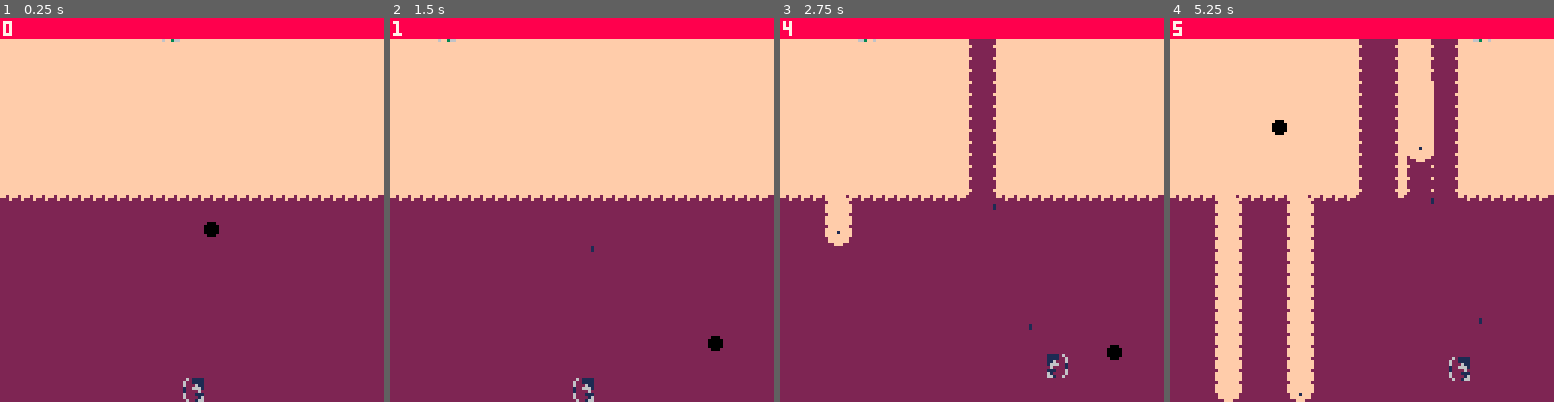
Above: before the commit, frames 1-4 (left to right).
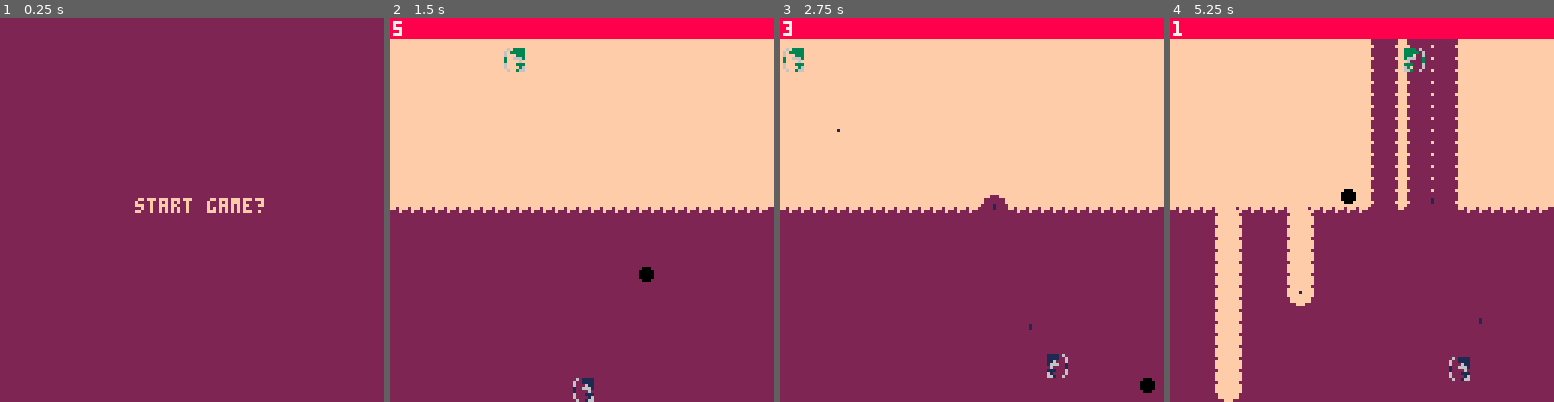
Above: after the commit, the same moments.

Repository: marcianoviereck/picogames
Game: PICO-8 cartridge pongpaint.p8
Two runs of this game, one before a commit and one after it. Both use one fixed random seed, a clock stepped at 60 frames per second and the inputs below.
Inputs:
- Up to frame 1 (0.25 s): no input
- Up to frame 2 (1.5 s): tap O (Z key) at 0.7 s
- Up to frame 3 (2.75 s): hold Right 1.6-2.1 s; tap O (Z key) at 1.7, 2.1, 2.5 s; hold Up 2.15-2.42 s; hold Right from 2.47 s (still down)
- Up to frame 4 (5.25 s): tap O (Z key) every 0.4 s from 2.9 to 4.9 s; release Right at 3.03 s; hold Left 3.08-3.58 s; hold Down 3.63-3.97 s; hold Right 4.02-4.68 s; hold Up 4.73-5.03 s; hold Left from 5.08 s (still down)

The runs differ from the first frame. In frame 1, 48% of the frame differs, in the area x 0-100%, y 0-100%; in frame 2, 3.7%; in frame 3, 6.6%; in frame 4, 7.4%.

Commit message:
Simple menu and start of game loop

Diff:
--- a/pongpaint.p8
+++ b/pongpaint.p8
@@ -2,56 +2,119 @@
 version 42
 __lua__
 function _update()
-	move_ball()
-	update_enemy()
-	update_arrows()
-	update_animation(player)
-	if shoot_cooldown_frames > 0 then
-		shoot_cooldown_frames -= 1
-	end
-
-	if btn(0) then
-		player.x -= 1
-		player.direction = 0
-	elseif btn(1) then
-		player.x += 1
-		player.direction = 2
-	end
-	if btn(2) then
-		player.y -= 1
-		player.direction = 1
-	elseif btn(3) then
-		player.y += 1
-		player.direction = 3
-	end
-
-	if btn(4) and shoot_cooldown_frames <= 0 then
-	 shoot_cooldown_frames = 20
-		shoot_arrow(player, 0, -1)
+	if game_state == "playing" then
+		if time_left > 0 then
+		 time_left -= 1
+
+			move_ball()
+			update_enemy()
+			update_arrows()
+			update_animation(player)
+			if shoot_cooldown_frames > 0 then
+				shoot_cooldown_frames -= 1
+			end
+
+			if btn(0) then
+				player.x -= 1
+				player.direction = 0
+			elseif btn(1) then
+				player.x += 1
+				player.direction = 2
+			end
+			if btn(2) then
+				player.y -= 1
+				player.direction = 1
+			elseif btn(3) then
+				player.y += 1
+				player.direction = 3
+			end
+
+			if btn(4) and shoot_cooldown_frames <= 0 then
+			 shoot_cooldown_frames = 20
+				shoot_arrow(player, 0, -1)
+			end
+		else
+			for i=1, #level do
+				if level[i].c == player.c then
+					tiles_player += 1
+				else
+					tiles_enemy += 1
+				end
+			end
+
+			winner = "draw"
+			if tiles_player > tiles_enemy then
+				winner = "player"
+			elseif tiles_enemy > tiles_player then
+				winner = "enemy"
+			end
+
+			game_state = "game_over"
+		end
+	elseif game_state == "menu" then
+		if btn(4) then
+			game_state = "playing"
+			_init()
+		end
+	elseif game_state == "game_over" then
+		if btn(4) then
+			game_state = "playing"
+			_init()
+		end
 	end
 end
 
 function _draw()
 	cls()
-	for i=1,#level do
-		circfill(level[i].x, level[i].y, 4, level[i].c)
-	end
-	circfill(ball.x, ball.y, 2, ball.c)
-	draw_character(player.x, player.y, player.direction, player.base_spr_index)
-	draw_character(enemy.x, enemy.y, enemy.direction, enemy.base_spr_index)
-	draw_animations()
-	draw_arrows()
-
-		-- ui --
-	rectfill(0, 0, 128, 6, 8)
-	print(#arrows, 1, 1, 7)
-	if debug_text then
-		print(debug_text, 100 - #debug_text, 1, 7)
-	end
-	-- endof ui --
+
+	if game_state == "playing" then
+		for i=1,#level do
+			circfill(level[i].x, level[i].y, 4, level[i].c)
+		end
+		circfill(ball.x, ball.y, 2, ball.c)
+		draw_character(player.x, player.y, player.direction, player.base_spr_index)
+		draw_character(enemy.x, enemy.y, enemy.direction, enemy.base_spr_index)
+		draw_animations()
+		draw_arrows()
+
+			-- ui --
+		rectfill(0, 0, 128, 6, 8)
+		print(ceil(time_left / 30), 1, 1, 7) -- /30 because; 30 fps --
+		if debug_text then
+			print(debug_text, 100 - #debug_text, 1, 7)
+		end
+
+		-- endof ui --
+	elseif game_state == "menu" then
+		rectfill(0, 0, 128, 128, 2)
+		print("start game?", 45, 60, 15)
+	elseif game_state == "game_over" then
+		local score = "player: "..tiles_player.." / enemy: "..tiles_enemy
+		local text = "its a draw!..."
+		local c = 5
+		local c_t = 6
+		if winner == "enemy" then
+			c = enemy.c
+			c_t = player.c
+		elseif winner == "player" then
+			c = player.c
+			c_t = enemy.c
+		end
+		rectfill(0, 0, 128, 128, c)
+		print(score, 10, 40, c_t)
+		print("winner: "..winner..", play again?", 10, 60, c_t)
+	end
 end
 -->8
+game_state = "menu" -- can be: menu, playing, game_over --
+
 function _init()
+	tiles_enemy = 0
+	tiles_player = 0
+
+	winner = "draw"
+	round_time = 5 * 30 -- becaue: 30 fps --
+	time_left = round_time
 	map_size=32
 	tile_size=4
 	shoot_cooldown_frames = 20
@@ -67,7 +130,7 @@
 	}
 	enemy={
 		x = 63,
-		y = 0,
+		y = 10,
 		direction = 0,
 		base_spr_index = 16,
 		current_animation=nil,
@@ -85,7 +148,7 @@
 	for x=1, map_size do
 		for y=1, map_size do
 				local col = player.c
-				if y < map_size / 2 then
+				if y <= (map_size / 2) then
 					col = enemy.c
 				end
 			add(level, {x=x*tile_size-1, y=y*tile_size-1, c=col})
